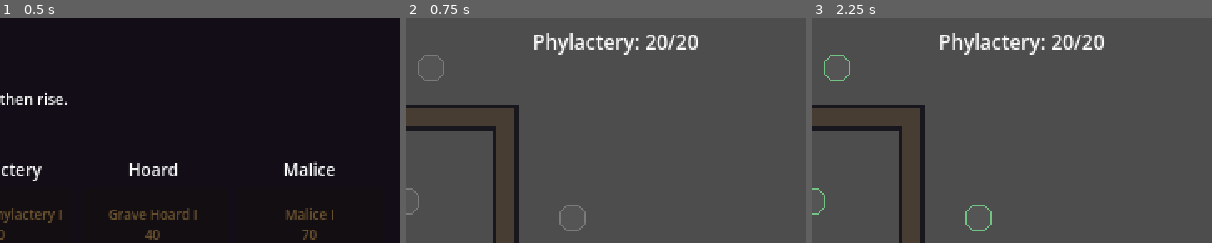
Above: before the commit, frames 1-3 (left to right).
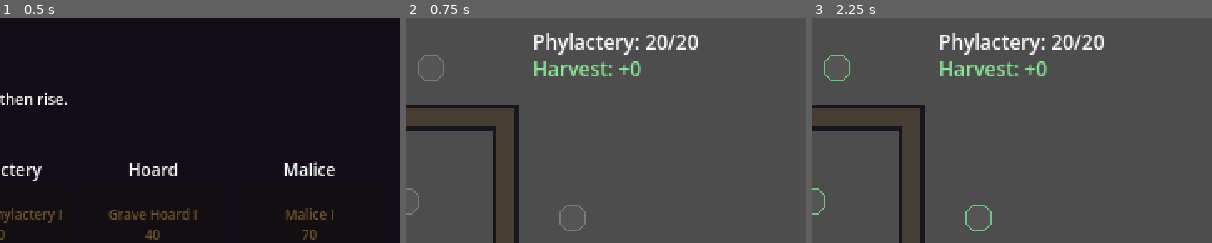
Above: after the commit, the same moments.

Repository: aschollwoeck/debonethemall
Game: Godot game, scene res://scenes/hub/hub.tscn
The game is run twice, just before and just after one commit, with the same random seed, the same clock (stepped at 60 frames per second) and the same inputs.
Inputs:
- Up to frame 1 (0.5 s): no input
- Up to frame 2 (0.75 s): click "Begin Run >" at 0.5 s
- Up to frame 3 (2.25 s): click "Start Wave" at 1.25 s; click "Archer (50)" at 2 s
The pictures show only the part of the screen within x 50-100%, y 0-50%; the shares and areas given below are measured in that part.

Frame 1 is identical in both runs. In frame 2, 0.8% of the frame differs, in the area x 32-59%, y 19-26%; in frame 3, 0.8%.

Commit message:
feat(run): close the meta loop — harvest, bank, and apply tree buffs (M1-F4)
Runs now harvest Grave Bones from kills (HUD readout), banked to MetaState on
run-end via _finish_run (kept on loss, x1.5 on a clear) with autosave, and the
skill tree's RunModifiers (phylactery life, starting Bone Dust, minion damage)
apply at run start. End screen shows the banked harvest; Return to Crypt routes
back. WaveManager stops spawning on run-end.

Enemy.died signal now carries grave-bones harvest; WaveManager accumulates it.

Fixes a self-review BLOCKER: subclass stats (cost, damage) are set in _ready(),
which fires on add_child — so placement now reads cost and applies the damage
buff AFTER mounting. Previously the damage buff was inert and Golems were charged
50 instead of 80. New minion-stats tests guard the _ready-order contract.

Applies review findings: stale autosave doc claims corrected (architecture +
meta_state header), combat-flow doc notes Grave Bones harvest, mechanics header
de-staled and minion-unlock over-claim softened. 49 tests green.

Co-Authored-By: Claude Opus 4.8 (1M context) <noreply@anthropic.com>
Claude-Session: https://claude.ai/code/session_01P8fbTuTW77i57Wh6oPPauN

Diff:
--- a/scripts/core/meta_state.gd
+++ b/scripts/core/meta_state.gd
@@ -2,8 +2,8 @@
 ## Autoload singleton (MetaState).
 ##
 ## Persistent, cross-run state saved to disk (GDD §5/§10): the harvested **Grave Bones**
-## currency and the set of unlocked skill-tree nodes. Loaded on boot; saved explicitly
-## (autosave on run-end and tree purchases, wired by later M1 features).
+## currency and the set of unlocked skill-tree nodes. Loaded on boot; autosaved on run-end
+## (`main._finish_run`) and on tree purchases (the Hub).
 ##
 ## Distinct from GameState, which holds run-scoped Bone Dust that resets each run.
 
--- a/scripts/core/wave_manager.gd
+++ b/scripts/core/wave_manager.gd
@@ -1,13 +1,14 @@
 extends Node
 class_name WaveManager
-## Drives the scripted M0 wave sequence: spawns enemies along the path on a schedule, wires
-## each enemy's death (→ Bone Dust) and leak (→ phylactery damage), and reports when a wave
-## is cleared and when all waves are done.
+## Drives the scripted wave sequence: spawns enemies along the path on a schedule, wires each
+## enemy's death (→ Bone Dust + Grave Bones harvest) and leak (→ phylactery damage), and
+## reports when a wave is cleared and when all waves are done.
 
 signal wave_started(index: int, total: int)
 signal wave_cleared(index: int)
 signal all_waves_cleared
 signal enemy_count_changed(alive: int)
+signal harvest_changed(total: int)
 
 const GRUNT := preload("res://scripts/enemies/skeleton_grunt.gd")
 const DOG := preload("res://scripts/enemies/skeletal_dog.gd")
@@ -35,12 +36,23 @@
 var _elapsed: float = 0.0
 var _spawned: int = 0
 var _alive: int = 0
+var _harvest: int = 0          # Grave Bones harvested from kills this run
 
 
 func setup(path_points: PackedVector2Array, spawn_parent: Node, phylactery: Phylactery) -> void:
 	_path = path_points
 	_spawn_parent = spawn_parent
 	_phylactery = phylactery
+
+
+## Total Grave Bones harvested from kills so far this run.
+func total_harvest() -> int:
+	return _harvest
+
+
+## Halts spawning and wave progression (called when the run ends).
+func stop() -> void:
+	_active = false
 
 
 func total_waves() -> int:
@@ -110,8 +122,10 @@
 	enemy_count_changed.emit(_alive)
 
 
-func _on_enemy_died(reward: int, _at: Vector2) -> void:
-	GameState.add(reward)
+func _on_enemy_died(reward: int, bones: int) -> void:
+	GameState.add(reward)          # in-run Bone Dust
+	_harvest += bones              # meta Grave Bones harvest (banked at run end)
+	harvest_changed.emit(_harvest)
 	_dec_alive()
 
 
--- a/scripts/enemies/enemy.gd
+++ b/scripts/enemies/enemy.gd
@@ -7,13 +7,14 @@
 ## Visuals are drawn in code via _draw() so we need no art for M0 — subclasses override
 ## _draw() to render their per-stage shapes.
 
-signal died(reward: int, at_position: Vector2)
+signal died(reward: int, bones: int)
 signal reached_end(damage: int)
 
 @export var max_hp: float = 30.0
 @export var armor_type: CombatTypes.Armor = CombatTypes.Armor.BONE
 @export var move_speed: float = 40.0            ## pixels/sec along the path
-@export var reward: int = 8                     ## Bone Dust granted on death
+@export var reward: int = 8                     ## Bone Dust (in-run) granted on death
+@export var bones_harvest: int = 1              ## Grave Bones (meta) harvested on death
 @export var leak_damage: int = 1                ## phylactery life lost if it reaches the end
 
 ## Debone stage thresholds as fractions of max HP. Two thresholds → three stages.
@@ -120,7 +121,7 @@
 	if _dead:
 		return
 	_dead = true
-	died.emit(reward, global_position)
+	died.emit(reward, bones_harvest)
 	queue_free()
 
 
--- a/scripts/enemies/skeletal_dog.gd
+++ b/scripts/enemies/skeletal_dog.gd
@@ -11,6 +11,7 @@
 	armor_type = CombatTypes.Armor.UNARMORED
 	move_speed = 66.0
 	reward = 6
+	bones_harvest = 1
 	leak_damage = 1
 	stage_thresholds = [0.5]              # two stages: whole → split
 	stage_speed_mult = [1.0, 1.15]        # split halves keep sliding on momentum
--- a/scripts/enemies/skeleton_grunt.gd
+++ b/scripts/enemies/skeleton_grunt.gd
@@ -11,6 +11,7 @@
 	armor_type = CombatTypes.Armor.BONE
 	move_speed = 34.0
 	reward = 8
+	bones_harvest = 2
 	leak_damage = 1
 	stage_thresholds = [0.66, 0.33]
 	stage_speed_mult = [1.0, 0.6, 0.45]   # loses legs → crawls slower (mechanical debone)
--- a/scripts/main/main.gd
+++ b/scripts/main/main.gd
@@ -31,12 +31,22 @@
 var _selected_kind: String = ""
 var _game_over: bool = false
 
+## Effects from the meta skill tree, applied at run start (GDD §7/§10).
+var _mods: RunModifiers
+var _damage_mult: float = 1.0
+
 
 func _ready() -> void:
 	_slot_minions.resize(_slots.size())
+	_mods = SkillTree.build_run_modifiers()
+	_damage_mult = _mods.minion_damage_mult
+
+	# Apply meta buffs: starting Bone Dust bonus on top of the base.
 	GameState.reset_run()
+	GameState.add(_mods.starting_dust_bonus)
 
 	_phylactery = Phylactery.new()
+	_phylactery.max_life += _mods.phylactery_bonus   # before add_child, so _ready sets life correctly
 	_phylactery.global_position = _path[_path.size() - 1]
 	_phylactery.life_changed.connect(_on_life_changed)
 	_phylactery.destroyed.connect(_on_phylactery_destroyed)
@@ -48,6 +58,7 @@
 	_waves.wave_started.connect(_on_wave_started)
 	_waves.wave_cleared.connect(_on_wave_cleared)
 	_waves.all_waves_cleared.connect(_on_all_cleared)
+	_waves.harvest_changed.connect(_on_harvest_changed)
 
 	_hud = HUD.new()
 	add_child(_hud)
@@ -58,6 +69,7 @@
 	GameState.bone_dust_changed.connect(_on_dust_changed)
 	_on_dust_changed(GameState.bone_dust)
 	_on_life_changed(_phylactery.life, _phylactery.max_life)
+	_on_harvest_changed(0)
 	_update_wave_hud()
 	queue_redraw()
 
@@ -97,11 +109,14 @@
 		return
 	var script: Script = ARCHER if _selected_kind == HUD.ARCHER else GOLEM
 	var minion: Minion = script.new()
+	# Subclasses set their stats (cost, damage, …) in _ready(), which fires synchronously on
+	# add_child — so cost/damage must be read and the buff applied AFTER mounting, not before.
+	add_child(minion)
 	if not GameState.try_spend(minion.cost):
-		minion.free()
-		return
+		minion.queue_free()   # can't afford — un-place
+		return
+	minion.damage *= _damage_mult   # meta damage buff, applied after _ready set the base
 	minion.global_position = _slots[idx]
-	add_child(minion)
 	_slot_minions[idx] = minion
 	queue_redraw()
 
@@ -140,6 +155,10 @@
 	_hud.set_life(current, max_life)
 
 
+func _on_harvest_changed(total: int) -> void:
+	_hud.set_harvest(total)
+
+
 func _on_wave_started(_index: int, _total: int) -> void:
 	_update_wave_hud()
 
@@ -149,18 +168,25 @@
 
 
 func _on_all_cleared() -> void:
+	_finish_run(true)
+
+
+func _on_phylactery_destroyed() -> void:
+	if not _game_over:
+		get_tree().call_group("enemies", "queue_free")
+	_finish_run(false)
+
+
+## Ends the run once: banks the harvested Grave Bones (×multiplier on a clear), saves, and
+## shows the end screen. Harvest is kept whether you win or lose (GDD §5).
+func _finish_run(cleared: bool) -> void:
 	if _game_over:
 		return
 	_game_over = true
-	_hud.show_end(true)
-
-
-func _on_phylactery_destroyed() -> void:
-	if _game_over:
-		return
-	_game_over = true
-	_hud.show_end(false)
-	get_tree().call_group("enemies", "queue_free")
+	_waves.stop()   # no more spawns behind the end panel
+	var banked := MetaState.bank_harvest(_waves.total_harvest(), cleared)
+	MetaState.save_game()
+	_hud.show_end(cleared, banked)
 
 
 func _update_wave_hud() -> void:
--- a/scripts/ui/hud.gd
+++ b/scripts/ui/hud.gd
@@ -1,7 +1,8 @@
 extends CanvasLayer
 class_name HUD
-## Code-built HUD for M0: currency / phylactery-life / wave readouts, minion-select buttons,
-## a start-wave button, and a centered end-game panel. Emits intent signals; Main wires them.
+## Code-built in-run HUD: Bone Dust / phylactery-life / wave / Grave Bones-harvest readouts,
+## minion-select buttons, a start-wave button, and a centered end-game panel (with the banked
+## harvest). Emits intent signals; the run orchestrator wires them.
 
 signal minion_selected(kind: String)
 signal start_wave_pressed
@@ -14,6 +15,7 @@
 var _dust_label: Label
 var _life_label: Label
 var _wave_label: Label
+var _harvest_label: Label
 var _hint_label: Label
 var _archer_btn: Button
 var _golem_btn: Button
@@ -34,6 +36,8 @@
 	_dust_label = _make_label(Vector2(8, 6), "Bone Dust: 0")
 	_wave_label = _make_label(Vector2(8, 22), "Wave: -/-")
 	_life_label = _make_label(Vector2(316, 6), "Phylactery: 0")
+	_harvest_label = _make_label(Vector2(316, 22), "Harvest: +0")
+	_harvest_label.add_theme_color_override("font_color", Color(0.55, 0.9, 0.6))
 
 	# ---- minion select (bottom-left) ----
 	_archer_btn = _make_button(Vector2(8, 236), Vector2(108, 22), "Archer (50)")
@@ -130,6 +134,10 @@
 	_life_label.text = "Phylactery: %d/%d" % [current, max_life]
 
 
+func set_harvest(total: int) -> void:
+	_harvest_label.text = "Harvest: +%d" % total
+
+
 func set_wave(current: int, total: int, active: bool) -> void:
 	_wave_label.text = "Wave: %d/%d%s" % [current, total, "  (in progress)" if active else ""]
 	_start_btn.disabled = active
@@ -141,8 +149,10 @@
 	_golem_btn.button_pressed = false
 
 
-func show_end(won: bool) -> void:
-	_end_label.text = "The holy land kneels.\nYou win!" if won else "Your phylactery shatters...\nfor now."
+func show_end(won: bool, banked_bones: int) -> void:
+	var headline := "The holy land kneels.\nYou win!" if won else "Your phylactery shatters...\nfor now."
+	var bonus := "  (clear bonus!)" if won else ""
+	_end_label.text = "%s\n\nHarvested %d Grave Bones%s" % [headline, banked_bones, bonus]
 	_end_panel.visible = true
 	_start_btn.disabled = true
 
--- /dev/null
+++ b/tests/unit/test_minion_stats.gd
@@ -0,0 +1,33 @@
+extends GutTest
+## Guards the "read subclass stats after _ready" contract for minions. Minions set their stat
+## block (cost, damage, damage_type, …) in _ready(), which fires on add_child — so placement
+## code must read cost and apply the meta damage buff AFTER mounting. A regression here would
+## silently charge the wrong cost or drop the damage buff (both happened before this test).
+
+const ARCHER := preload("res://scripts/minions/bone_archer.gd")
+const GOLEM := preload("res://scripts/minions/bone_mill_golem.gd")
+
+
+func test_stats_are_set_by_ready_not_by_new() -> void:
+	# Fresh from new(): base defaults from minion.gd (cost 50, damage 10), NOT the subclass values.
+	var g: Minion = GOLEM.new()
+	assert_eq(g.cost, 50, "before _ready, cost is the base default")
+	assert_almost_eq(g.damage, 10.0, 0.001, "before _ready, damage is the base default")
+	add_child_autofree(g)   # _ready() runs here
+	assert_eq(g.cost, 80, "after _ready, cost is the Golem's value")
+	assert_almost_eq(g.damage, 14.0, 0.001, "after _ready, damage is the Golem's value")
+
+
+func test_archer_stats_after_ready() -> void:
+	var a: Minion = ARCHER.new()
+	add_child_autofree(a)
+	assert_eq(a.cost, 50)
+	assert_almost_eq(a.damage, 9.0, 0.001)
+
+
+func test_damage_buff_multiplies_the_ready_value() -> void:
+	# The buff must be applied after _ready, or it gets overwritten. 14 * 1.1 = 15.4.
+	var g: Minion = GOLEM.new()
+	add_child_autofree(g)
+	g.damage *= 1.1
+	assert_almost_eq(g.damage, 15.4, 0.001)
--- /dev/null
+++ b/tests/unit/test_wave_manager.gd
@@ -0,0 +1,23 @@
+extends GutTest
+## Tests the WaveManager's per-kill bookkeeping: Grave Bones harvest accrues and in-run Bone
+## Dust is granted on each death. (Full spawn/timing behaviour is exercised via headless
+## playthroughs, not unit tests.)
+
+
+func before_each() -> void:
+	GameState.bone_dust = 0
+
+
+func test_harvest_starts_at_zero() -> void:
+	var wm := WaveManager.new()
+	add_child_autofree(wm)
+	assert_eq(wm.total_harvest(), 0)
+
+
+func test_harvest_and_dust_accrue_per_kill() -> void:
+	var wm := WaveManager.new()
+	add_child_autofree(wm)
+	wm._on_enemy_died(8, 2)   # reward=8 dust, 2 grave bones
+	wm._on_enemy_died(6, 1)   # reward=6 dust, 1 grave bone
+	assert_eq(wm.total_harvest(), 3, "grave-bones harvest sums across kills")
+	assert_eq(GameState.bone_dust, 14, "in-run Bone Dust also accrues")
Not shown, added: tests/unit/test_minion_stats.gd.uid
Not shown, added: tests/unit/test_wave_manager.gd.uid
Not shown, changed: CHANGELOG.md
Not shown, changed: docs/architecture.md
Not shown, changed: docs/mechanics.md
